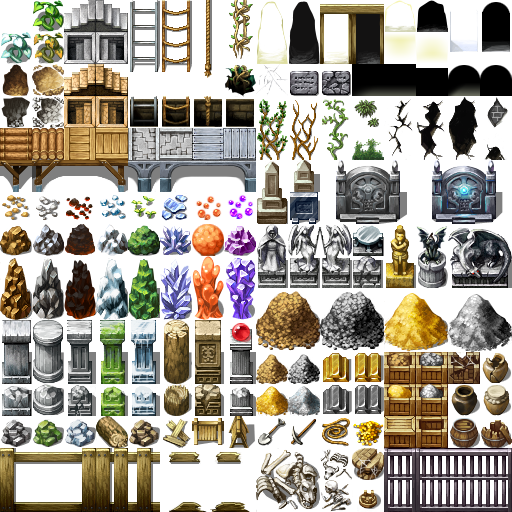
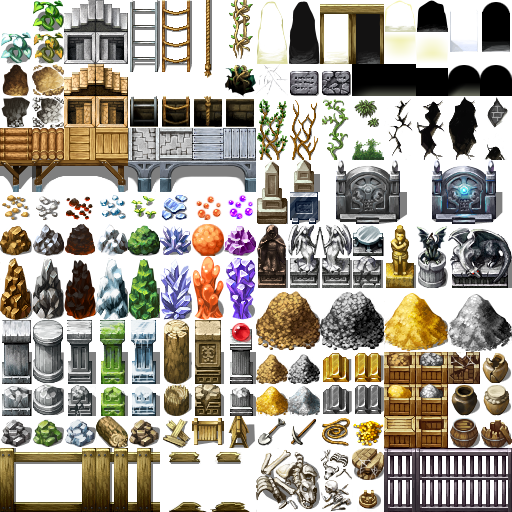
Layers edited between the first and the second 512 × 512 image:
painted on "Layer 1" over left=254, top=222, right=293, bottom=288
